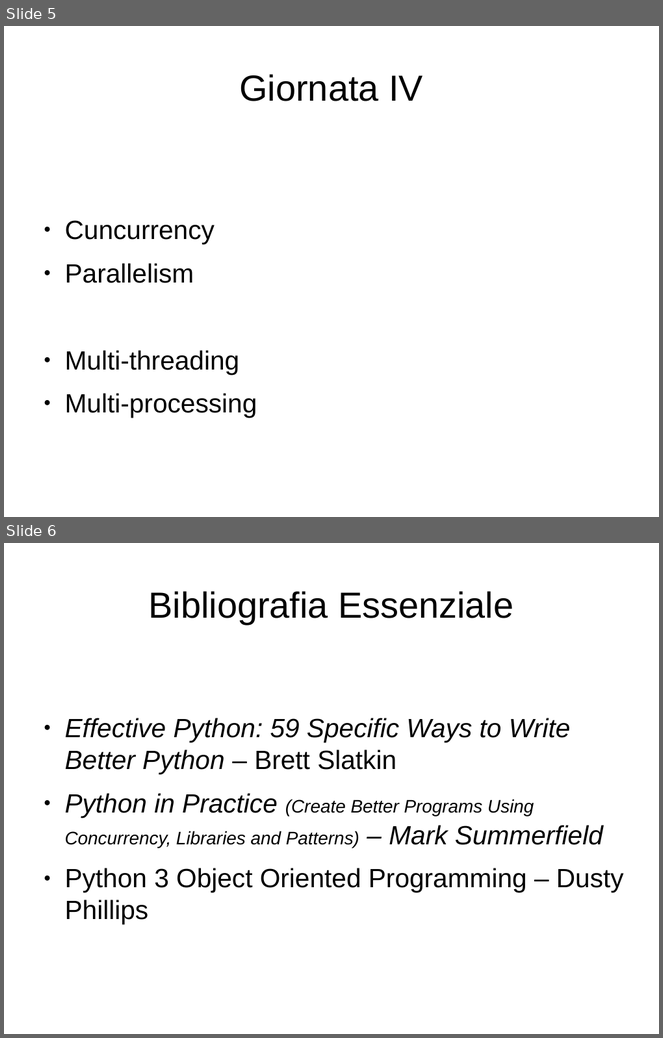
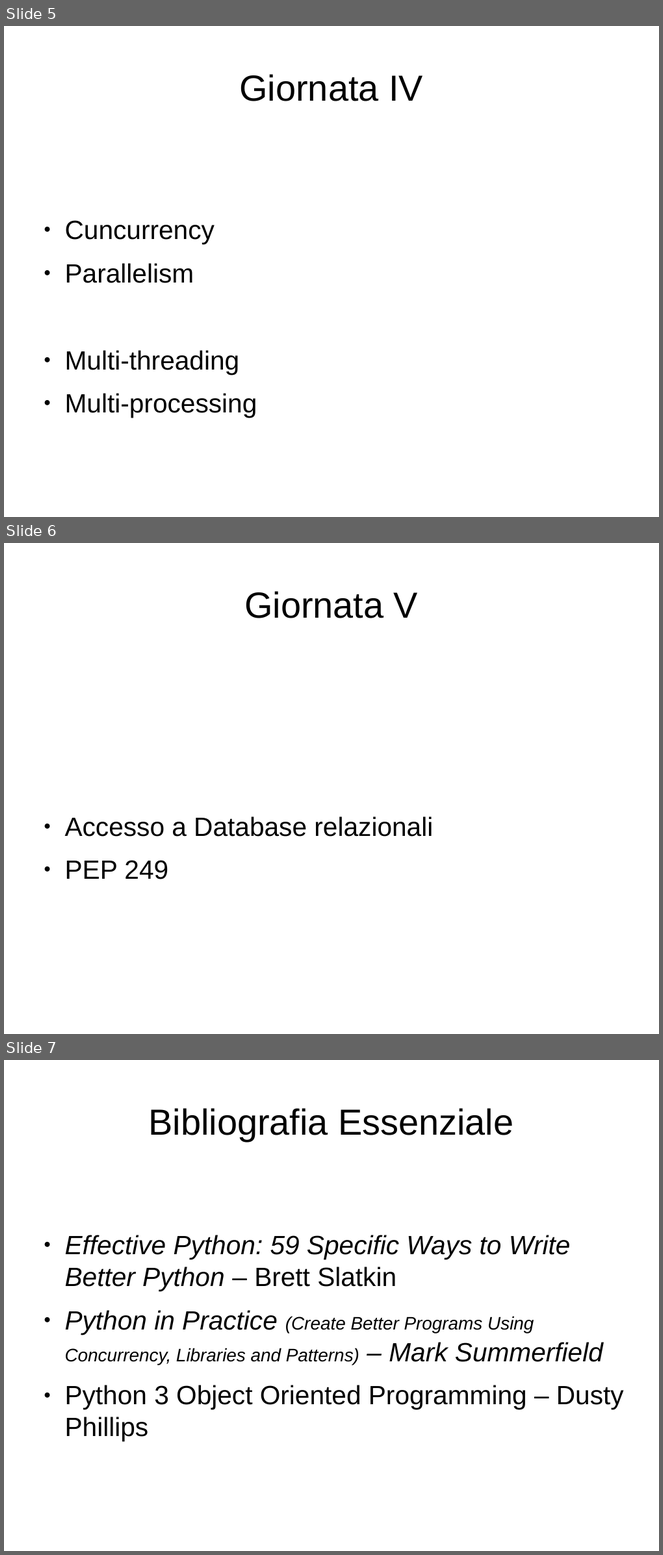
Before and after one commit to nicolacammillini/spacedys, a slide deck: docs/corso_spacedys.odp. Shown one above the other, each under a label of ours: slides 5 and 6 before the commit, slides 5, 6 and 7 after it. The pictures are 663x1038 and 663x1555 pixels, drawn with LibreOffice and Linux fonts; fonts in the diff are those of the drawing. Boxes give left, top, right and bottom in pixels: in the first picture for what was removed or moved away, otherwise in the second. Text is boxed around its words. In the diff, an @@ line names an element or a change of style, - is before the commit and + after.

Commit message:
Giornata V: accesso a db relazionali

```diff
--- a/docs/corso_spacedys.odp
+++ b/docs/corso_spacedys.odp
@@ slide 6 added at (x1=4, y1=543, x2=659, y2=1034), background #FFFFFF @@
@@ title added at (x1=244, y1=591, x2=418, y2=618), 44 pt, text #000000 @@
+Giornata V
@@ text added at (x1=65, y1=817, x2=433, y2=880), 32 pt, text #000000 @@
+● Accesso a Database relazionali
+● PEP 249
@@ what was slide 6 is now slide 7 @@
```
Also in this commit, not shown: 9 other files.
